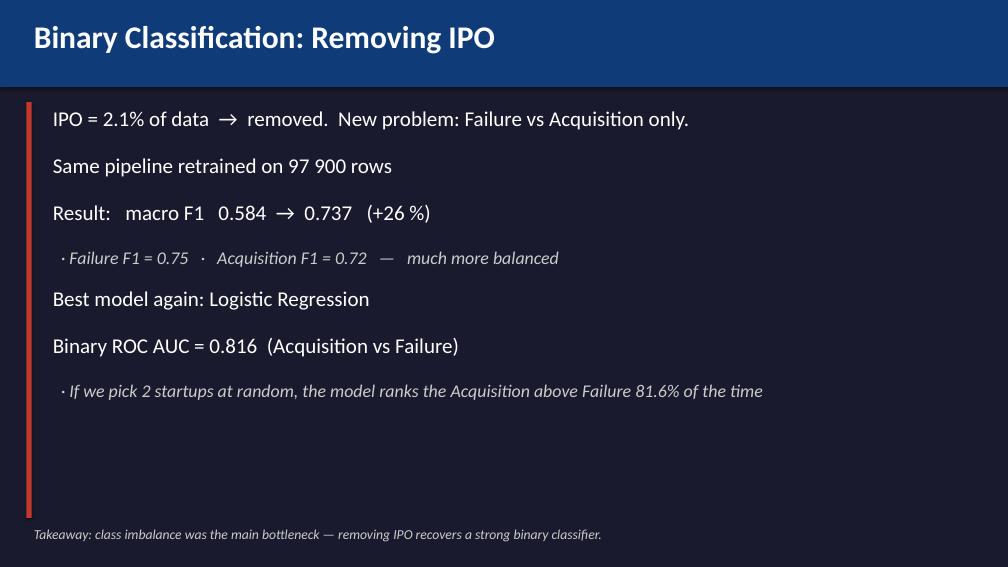
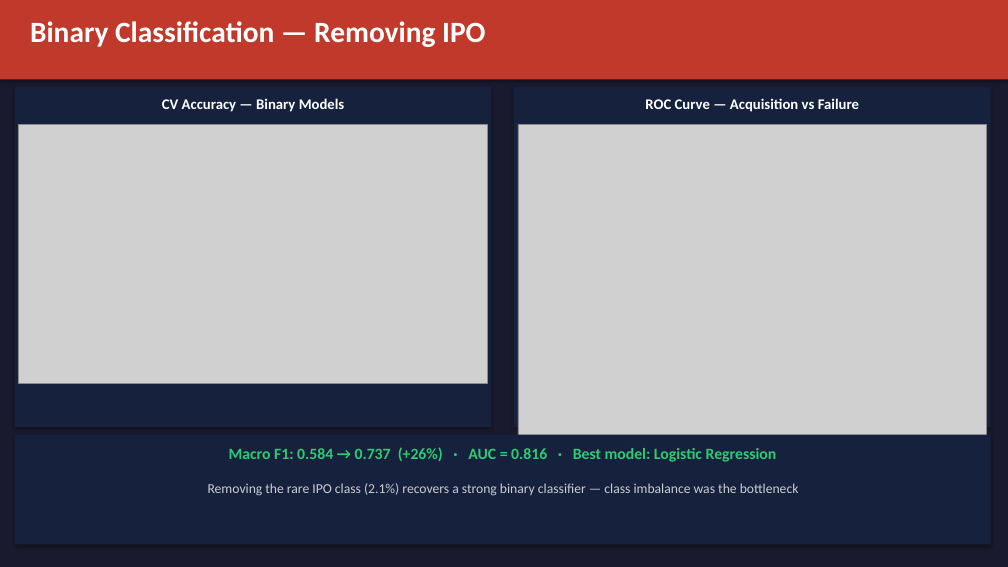
Before and after one commit to Clement-NI/Machine_learning_project_kaggle_start_up_success_data, a slide deck: slide 6 of scientificProject1/report/presentation.pptx. Drawn at 1008x567 pixels with LibreOffice and Linux fonts; fonts in the diff are those of the drawing; grey boxes stand for pictures. Boxes give left, top, right and bottom in pixels: in the first picture for what was removed or moved away, otherwise in the second. Text is boxed around its words. In the diff, an @@ line names an element or a change of style, - is before the commit and + after.

```diff
--- a/scientificProject1/report/presentation.pptx
+++ b/scientificProject1/report/presentation.pptx
@@ rectangle: place and size @@
-rectangle at (0, 0, 1008, 87)
+rectangle at (0, 0, 1008, 79)
@@ rectangle at (0, 0, 1008, 79): fill #0F3C78 to #C0392B @@
@@ text at (30, 21, 485, 47): text changed; size 30 to 28 pt @@
-Binary Classification: Removing IPO
+Binary Classification — Removing IPO
@@ rectangle: place and size @@
-rectangle at (26, 102, 32, 518)
+rectangle at (15, 87, 492, 427)
@@ rectangle at (15, 87, 492, 427): fill #C0392B to #16213E @@
@@ rectangle added at (514, 87, 991, 427), fill #16213E @@
@@ text at (162, 98, 345, 112): text changed; size 20 to 14 pt; bold on @@
-IPO = 2.1% of data → removed. New problem: Failure vs Acquisition only.
+CV Accuracy — Binary Models
@@ text at (645, 98, 859, 112): text changed; size 17 to 14 pt; text colour #CCCCCC to #FFFFFF; bold on; italic off @@
-· Failure F1 = 0.75 · Acquisition F1 = 0.72 — much more balanced
+ROC Curve — Acquisition vs Failure
@@ picture added at (19, 125, 488, 383) @@
@@ picture added at (518, 125, 987, 475) @@
@@ text removed at (53, 158, 392, 177) @@
-Same pipeline retrained on 97 900 rows
@@ text removed at (53, 205, 405, 223) @@
-Result: macro F1 0.584 → 0.737 (+26 %)
@@ text removed at (53, 291, 369, 310) @@
-Best model again: Logistic Regression
@@ text removed at (53, 338, 459, 357) @@
-Binary ROC AUC = 0.816 (Acquisition vs Failure)
@@ rectangle added at (15, 435, 991, 544), fill #16213E @@
@@ text at (229, 447, 777, 462): text changed; size 17 to 15 pt; text colour #CCCCCC to #2ECC71; bold on; italic off @@
-· If we pick 2 startups at random, the model ranks the Acquisition above Failure 81.6% of the time
+Macro F1: 0.584 → 0.737 (+26%) · AUC = 0.816 · Best model: Logistic Regression
@@ text at (208, 483, 799, 496): text changed; italic off @@
-Takeaway: class imbalance was the main bottleneck — removing IPO recovers a strong binary classifier.
+Removing the rare IPO class (2.1%) recovers a strong binary classifier — class imbalance was the bottleneck
```
Also in this commit, not shown: 6 other slides changed, 4 slides added, 3 slides removed.
